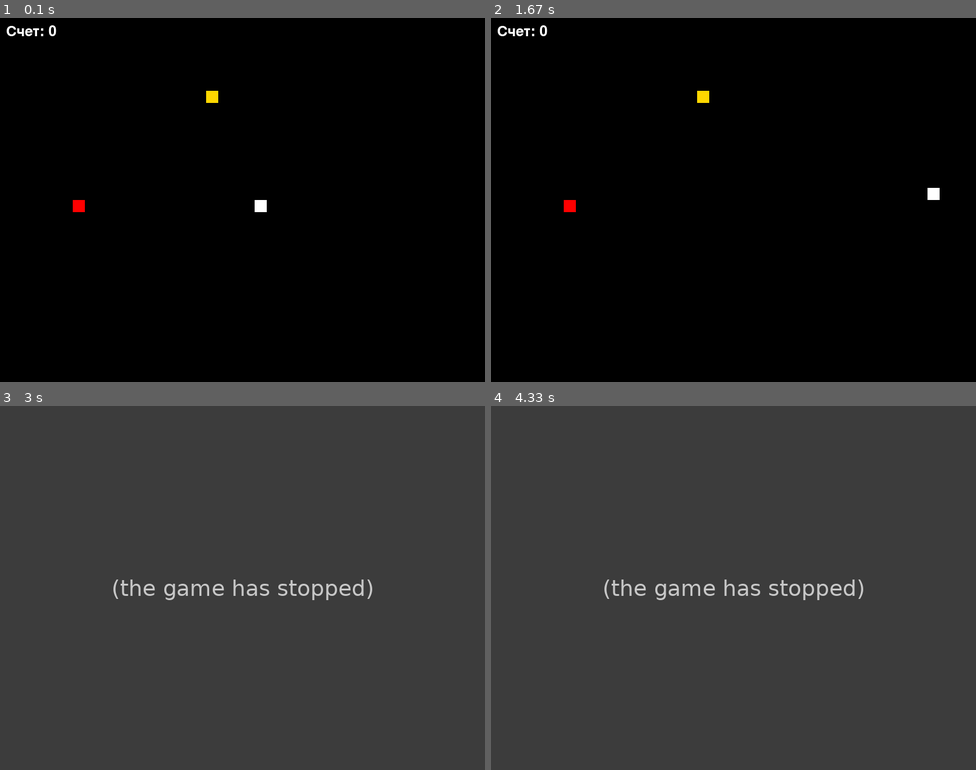
Above: before the commit, frames 1-4 (two rows, left to right).
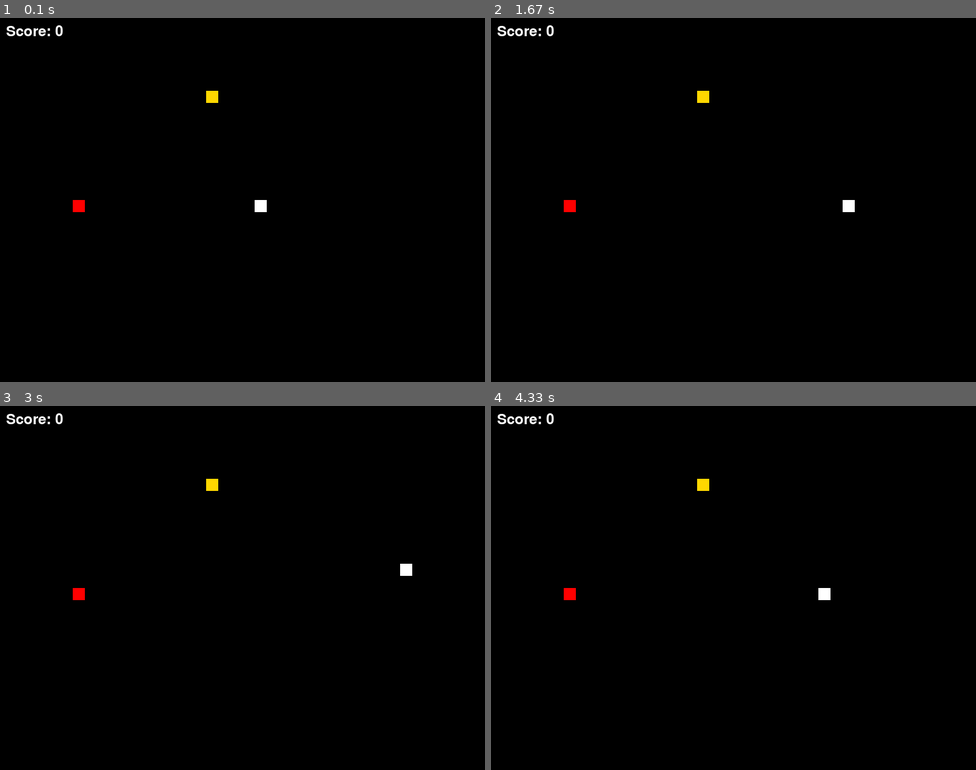
Above: after the commit, the same moments.

Repository: yuuhenblxxm-KBTU/Pitonovarenie
Game: pygame game, started from TEST/snake.py
Same seed, same stepped clock (60 frames per second), same inputs: the game is played once before the commit and once after it.
Inputs:
- Up to frame 1 (0.1 s): no input
- Up to frame 2 (1.67 s): tap Space at 0.33, 0.67, 1.13, 1.63 s; hold Right 1.07-1.53 s; hold Up from 1.57 s (still down)
- Up to frame 3 (3 s): release Up at 1.87 s; hold Right 1.9-2.37 s; tap Space at 1.97, 2.47, 2.77 s; hold Left 2.4-2.93 s; hold Down from 2.97 s (still down)
- Up to frame 4 (4.33 s): tap Space at 3.03, 3.37, 3.8, 4.3 s; release Down at 3.27 s; hold Left 3.3-3.7 s; hold Left 3.73-4.2 s; hold Right from 4.23 s (still down)

The runs differ from the first frame. In frame 1, 0.2% of the frame differs, in the area x 1-13%, y 2-5%; in frame 2, 0.4%; in frame 3, 100%, in the area x 0-100%, y 0-100%; in frame 4, 100%.
Before the commit the program exited at 2.3 s; later frames show no game.

Commit message:
Update snake.py

Diff:
--- a/TEST/snake.py
+++ b/TEST/snake.py
@@ -5,7 +5,7 @@
 
 WIDTH, HEIGHT = 800, 600
 WIN = pygame.display.set_mode((WIDTH, HEIGHT))
-pygame.display.set_caption("Змейка")
+pygame.display.set_caption("Snake")
 
 WHITE = (255, 255, 255)
 RED = (255, 0, 0)
@@ -24,7 +24,6 @@
 SNAKE_SPEED = 10
 
 score = 0
-speed_increase = 0.8
 
 font = pygame.font.Font(None, 36)
 
@@ -36,7 +35,7 @@
         self.score = score
 
 def draw_score(score):
-    score_text = font.render(f"Счет: {score}", True, WHITE)
+    score_text = font.render(f"Score: {score}", True, WHITE)
     WIN.blit(score_text, (10, 10))
 
 def draw_snake(snake_list, snake_color):
@@ -59,6 +58,7 @@
 
 clock = pygame.time.Clock()
 running = True
+paused = False
 
 while running:
     WIN.fill((0, 0, 0))
@@ -66,42 +66,44 @@
     for event in pygame.event.get():
         if event.type == pygame.QUIT:
             running = False
+        elif event.type == pygame.KEYDOWN:
+            if event.key == pygame.K_SPACE:
+                paused = not paused
 
-    keys = pygame.key.get_pressed()
-    if keys[pygame.K_LEFT] and snake_dx == 0:  # Prevent moving directly opposite
-        snake_dx = -CELL_SIZE
-        snake_dy = 0
-    elif keys[pygame.K_RIGHT] and snake_dx == 0:
-        snake_dx = CELL_SIZE
-        snake_dy = 0
-    elif keys[pygame.K_UP] and snake_dy == 0:
-        snake_dy = -CELL_SIZE
-        snake_dx = 0
-    elif keys[pygame.K_DOWN] and snake_dy == 0:
-        snake_dy = CELL_SIZE
-        snake_dx = 0
+    if not paused:
+        keys = pygame.key.get_pressed()
+        if keys[pygame.K_LEFT] and snake_dx == 0:
+            snake_dx = -CELL_SIZE
+            snake_dy = 0
+        elif keys[pygame.K_RIGHT] and snake_dx == 0:
+            snake_dx = CELL_SIZE
+            snake_dy = 0
+        elif keys[pygame.K_UP] and snake_dy == 0:
+            snake_dy = -CELL_SIZE
+            snake_dx = 0
+        elif keys[pygame.K_DOWN] and snake_dy == 0:
+            snake_dy = CELL_SIZE
+            snake_dx = 0
 
-    snake_x += snake_dx
-    snake_y += snake_dy
+        snake_x += snake_dx
+        snake_y += snake_dy
 
-    if snake_x >= WIDTH or snake_x < 0 or snake_y >= HEIGHT or snake_y < 0:
-        running = False
+        if snake_x >= WIDTH or snake_x < 0 or snake_y >= HEIGHT or snake_y < 0:
+            running = False
 
-    snake_head = [snake_x, snake_y]
-    snake_list.append(snake_head)
+        snake_head = [snake_x, snake_y]
+        snake_list.append(snake_head)
 
-    if len(snake_list) > snake_length:
-        del snake_list[0]
+        if len(snake_list) > snake_length:
+            del snake_list[0]
 
-    for apple in apples:
-        if snake_x == apple.x and snake_y == apple.y:
-            apple.x = random.randint(0, (WIDTH - APPLE_SIZE) // CELL_SIZE) * CELL_SIZE
-            apple.y = random.randint(0, (HEIGHT - APPLE_SIZE) // CELL_SIZE) * CELL_SIZE
-            score += apple.score
-            SNAKE_SPEED += int(SNAKE_SPEED * speed_increase)
-            clock.tick(SNAKE_SPEED)
-            snake_length += 1  # Increase the length of the snake
-
+        for apple in apples:
+            if snake_x == apple.x and snake_y == apple.y:
+                apple.x = random.randint(0, (WIDTH - APPLE_SIZE) // CELL_SIZE) * CELL_SIZE
+                apple.y = random.randint(0, (HEIGHT - APPLE_SIZE) // CELL_SIZE) * CELL_SIZE
+                score += apple.score
+                clock.tick(SNAKE_SPEED)
+                snake_length += 1
 
     for apple in apples:
         draw_apple(apple)
